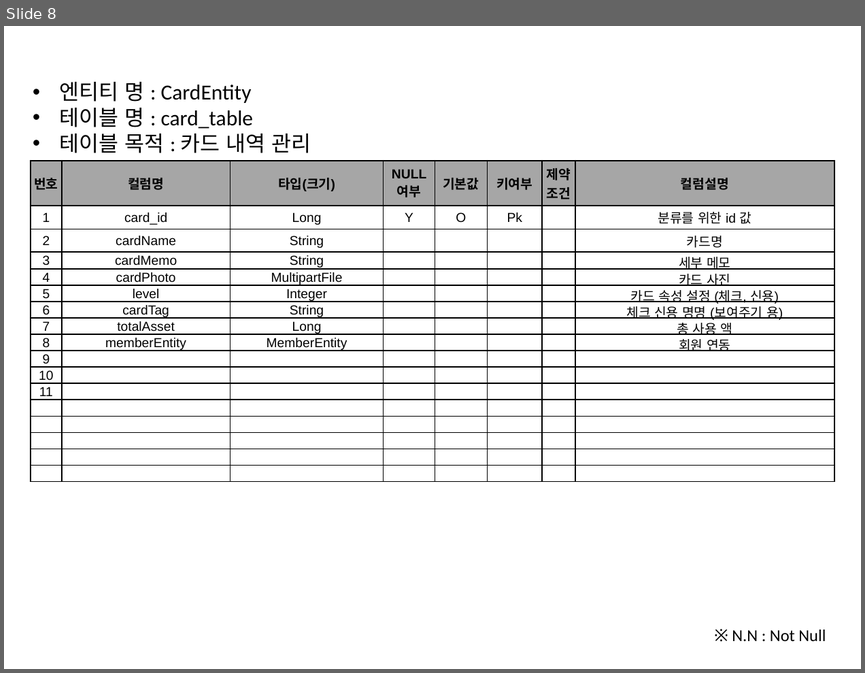
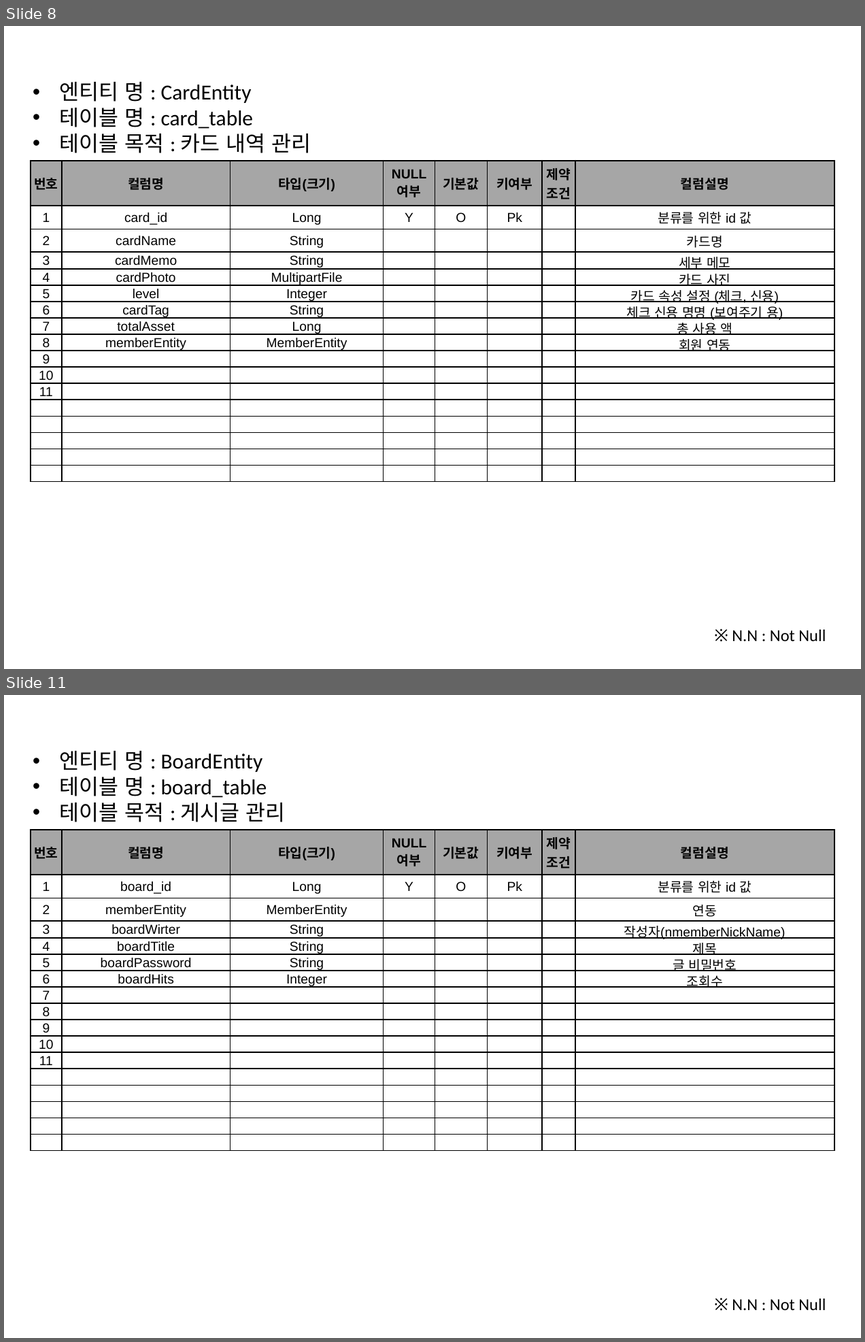
Before and after one commit to michael85-dev/MoneyManager_for_intel, a slide deck: src/02_프로그램 데이터베이스 설명 Ver.1.0.pptx. Shown one above the other, each under a label of ours: slide 8 before the commit, slides 8 and 11 after it; the slides between them are not shown. The pictures are 865x673 and 865x1342 pixels, drawn with LibreOffice and Linux fonts; fonts in the diff are those of the drawing. Boxes give left, top, right and bottom in pixels: in the first picture for what was removed or moved away, otherwise in the second. Text is boxed around its words. In the diff, an @@ line names an element or a change of style, - is before the commit and + after.

Commit message:
Start update
Create board findAll & finidById by JPA

```diff
--- a/src/02_프로그램 데이터베이스 설명 Ver.1.0.pptx
+++ b/src/02_프로그램 데이터베이스 설명 Ver.1.0.pptx
@@ slide 11 added at bbox=[4, 695, 861, 1338], background #FFFFFF @@
@@ text added at bbox=[60, 751, 285, 822], 18 pt, text #000000 @@
+• 엔티티 명 : BoardEntity
+• 테이블 명 : board_table
+• 테이블 목적 : 게시글 관리
@@ table added at bbox=[31, 830, 834, 1149], 17 rows, 8 columns @@
+번호 | 컬럼명 | 타입(크기) | NULL 여부 | 기본값 | 키여부 | 제약조건 | 컬럼설명
+1 | board_id | Long | Y | O | Pk |  | 분류를 위한 id 값
+2 | memberEntity | MemberEntity |  |  |  |  | 연동
+3 | boardWirter | String |  |  |  |  | 작성자(nmemberNickName)
+4 | boardTitle | String |  |  |  |  | 제목
+5 | boardPassword | String |  |  |  |  | 글 비밀번호
+6 | boardHits | Integer |  |  |  |  | 조회수
+7 |  |  |  |  |  |  | 
+8 |  |  |  |  |  |  | 
+9 |  |  |  |  |  |  | 
+10 |  |  |  |  |  |  | 
+11 |  |  |  |  |  |  | 
+ |  |  |  |  |  |  | 
+ |  |  |  |  |  |  | 
+ |  |  |  |  |  |  | 
+ |  |  |  |  |  |  | 
+ |  |  |  |  |  |  | 
@@ text added at bbox=[732, 1298, 825, 1310], 14 pt, text #000000 @@
+※ N.N : Not Null
```
Also in this commit, not shown: 2 slides changed, 2 other slides added, 15 other files.
